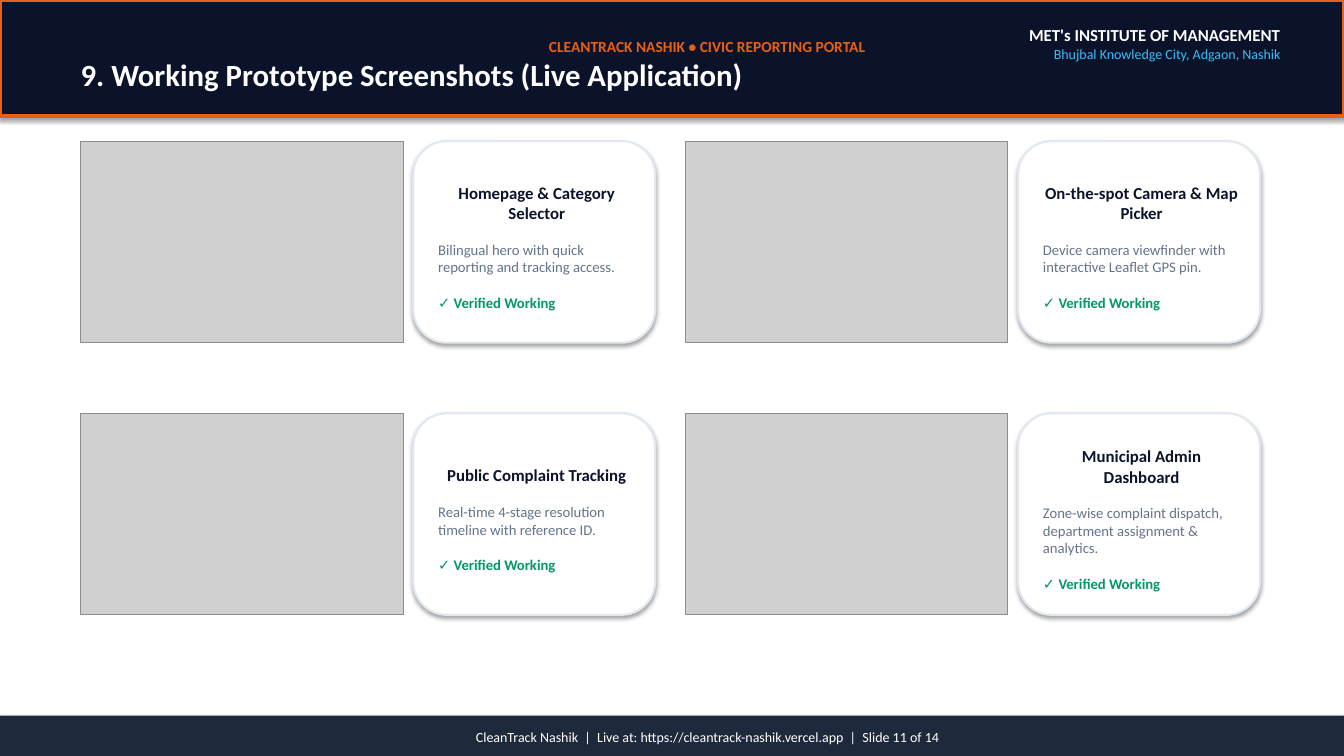
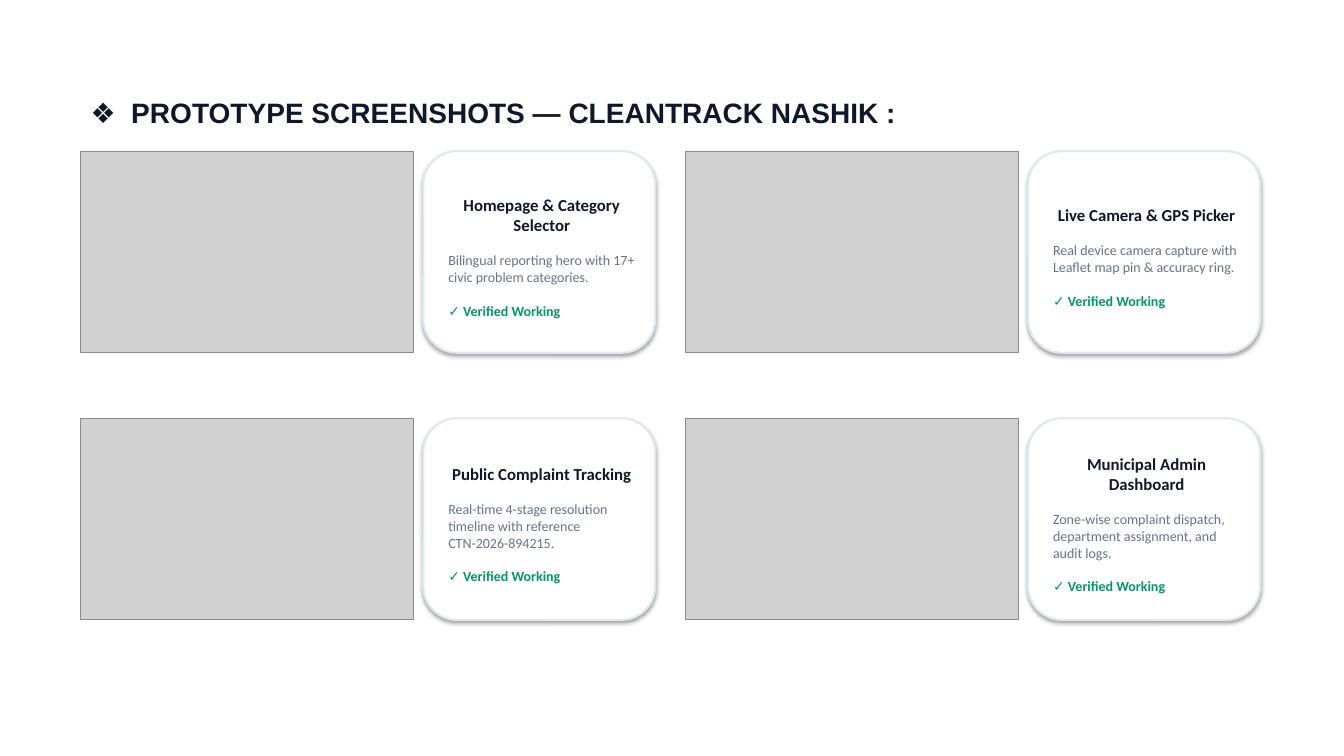
Before and after one commit to Rohityadavxcode/cleantrack-nashik, a slide deck: slide 13 of CleanTrack_Nashik_Project_Presentation.pptx (slide 11 before the commit). Drawn at 1344x756 pixels with LibreOffice and Linux fonts; fonts in the diff are those of the drawing; grey boxes stand for pictures; background and template pictures are left out. Boxes give left, top, right and bottom in pixels: in the first picture for what was removed or moved away, otherwise in the second. Text is boxed around its words. In the diff, an @@ line names an element or a change of style, - is before the commit and + after.

Commit message:
docs(presentation): update PPTX and PDF with exact MET Institute template and all 9 sub-topics

```diff
--- a/CleanTrack_Nashik_Project_Presentation.pptx
+++ b/CleanTrack_Nashik_Project_Presentation.pptx
@@ rectangle removed at <box>0,0,1344,116</box> @@
-CLEANTRACK NASHIK • CIVIC REPORTING PORTAL
-9. Working Prototype Screenshots (Live Application)
@@ text removed at <box>1029,29,1280,62</box> @@
-MET's INSTITUTE OF MANAGEMENT
-Bhujbal Knowledge City, Adgaon, Nashik
@@ text added at <box>131,103,878,124</box>, 20 pt, text #0F172A, bold @@
+❖ PROTOTYPE SCREENSHOTS — CLEANTRACK NASHIK :
@@ picture: place and size @@
-picture at <box>81,141,403,343</box>
+picture at <box>81,151,413,353</box>
@@ rounded rectangle "Homepage & Category Selector": place and size @@
-rounded rectangle "Homepage & Category Selector" at <box>413,141,655,343</box>
+rounded rectangle "Homepage & Category Selector" at <box>423,151,655,353</box>
@@ picture: place and size @@
-picture at <box>686,141,1008,343</box>
+picture at <box>686,151,1018,353</box>
@@ rounded rectangle "Live Camera & GPS Picker": place and size @@
-rounded rectangle "Live Camera & GPS Picker" at <box>1018,141,1260,343</box>
+rounded rectangle "Live Camera & GPS Picker" at <box>1028,151,1260,353</box>
@@ text in rounded rectangle at <box>463,200,620,319</box>: text colour #0B132B to #0F172A in "Homepage & Category Selector"; size 10.5 to 10 pt in "✓ Verified Working" @@
@@ text in rounded rectangle at <box>1053,209,1237,275</box>: text changed; size 10.5 to 10 pt @@
-On-the-spot Camera & Map Picker
-Device camera viewfinder with interactive Leaflet GPS pin.
+Live Camera & GPS Picker
+Real device camera capture with Leaflet map pin & accuracy ring.
@@ text in rounded rectangle at <box>448,255,634,285</box>: text changed; size 10.5 to 10 pt @@
-Bilingual hero with quick reporting and tracking access.
+Bilingual reporting hero with 17+ civic problem categories.
@@ text in rounded rectangle at <box>1068,296,1165,309</box>: size 10.5 to 10 pt in "✓ Verified Working" @@
@@ picture: place and size @@
-picture at <box>81,413,403,615</box>
+picture at <box>81,418,413,620</box>
@@ rounded rectangle "Public Complaint Tracking": place and size @@
-rounded rectangle "Public Complaint Tracking" at <box>413,413,655,615</box>
+rounded rectangle "Public Complaint Tracking" at <box>423,418,655,620</box>
@@ picture: place and size @@
-picture at <box>686,413,1008,615</box>
+picture at <box>686,418,1018,620</box>
@@ rounded rectangle "Municipal Admin Dashboard": place and size @@
-rounded rectangle "Municipal Admin Dashboard" at <box>1018,413,1260,615</box>
+rounded rectangle "Municipal Admin Dashboard" at <box>1028,418,1260,620</box>
@@ text in rounded rectangle at <box>452,468,631,584</box>: text colour #0B132B to #0F172A in "Public Complaint Tracking"; size 10.5 to 10 pt in "✓ Verified Working" @@
@@ text in rounded rectangle at <box>1068,458,1206,594</box>: text colour #0B132B to #0F172A in "Municipal Admin Dashboard"; size 10.5 to 10 pt in "✓ Verified Working" @@
@@ text in rounded rectangle at <box>448,504,607,548</box>: text changed; size 10.5 to 10 pt @@
-Real-time 4-stage resolution timeline with reference ID.
+Real-time 4-stage resolution timeline with reference CTN-2026-894215.
@@ text in rounded rectangle at <box>1053,514,1225,561</box>: text changed; size 10.5 to 10 pt @@
-Zone-wise complaint dispatch, department assignment & analytics.
+Zone-wise complaint dispatch, department assignment, and audit logs.
@@ rectangle removed at <box>0,716,1344,756</box> @@
-CleanTrack Nashik | Live at: https://cleantrack-nashik.vercel.app | Slide 11 of 14
```
Also in this commit, not shown: 4 other slides changed, 9 slides added, 9 slides removed, 3 other files.
